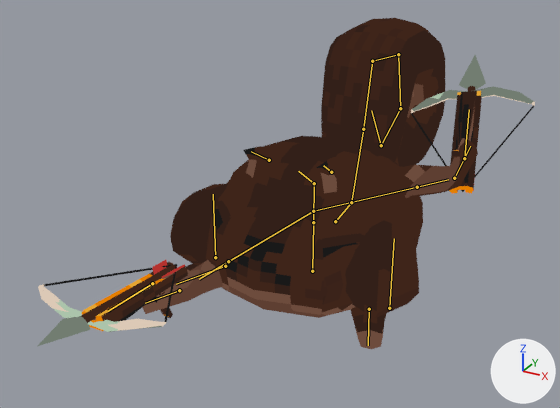
Two versions of the Blender file Assets/Art/3D_models/pixel_squirrel.blend, one commit apart.
Rendered twice from a 50 mm lens placed at (1.54, -3.14, 1.9), pointed at (-0.06, -0.24, 0.45). The axes (+X, +Y, +Z) are drawn at lower right. The lights are the same throughout. Both versions are drawn at frame 12 of the action 'attack'; the numbers are the values there. The bones that bend it are drawn over the model as lines.

In view in the first picture: 'crosBows', 'squirrel', 'squirrel.001'.
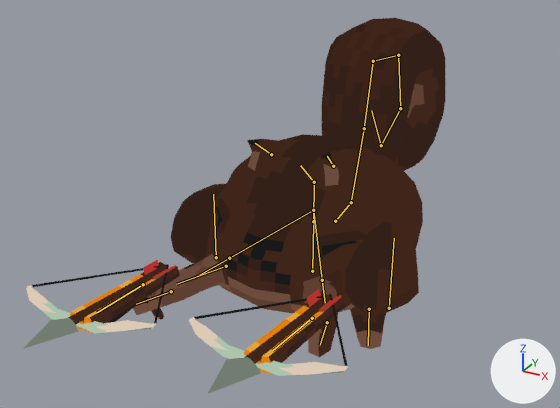
The edits, one by one:
Bone 'spine_top' (bone_spine_top) turns from (46, 0, 0) to (40, 0, 0) degrees about its own x, y and z.
Bone 'IK_arm_L' (bone_ik_arm_l) moves from (0.107, -0.146, 0.581) to (-0.131, 0.241, -0.266).
Bone 'IK_arm_L' (bone_ik_arm_l) turns from (-139, -23, -23) to (-7, 21, -3) degrees about its own x, y and z.
Bone 'IK_arm_R' (bone_ik_arm_r) moves from (0.159, 0.314, -0.243) to (0.159, 0.287, -0.305).

Pixel boxes [x1, y1, x2, y2] of what changed, in the pictures (560 x 408 px):
'squirrel', posed (14% narrower)
    before: [142, 136, 478, 349]
    after: [133, 134, 423, 357]
'crosBows', posed (35% narrower, 54% shorter)
    before: [38, 55, 535, 346]
    after: [23, 260, 348, 394]
'squirrel.001', posed
    before: [321, 18, 445, 167]
    after: [322, 18, 445, 171]
bone 'spine_top', root to tip
    before: (314, 183) to (298, 171)
    after: (314, 182) to (300, 165)
